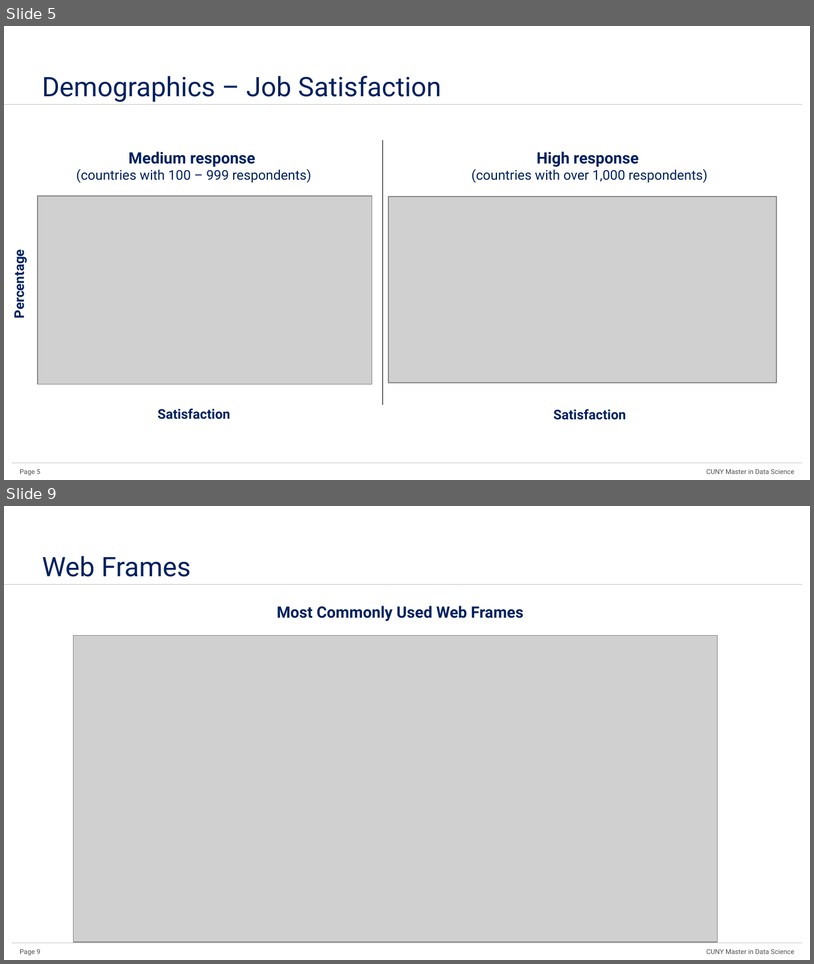
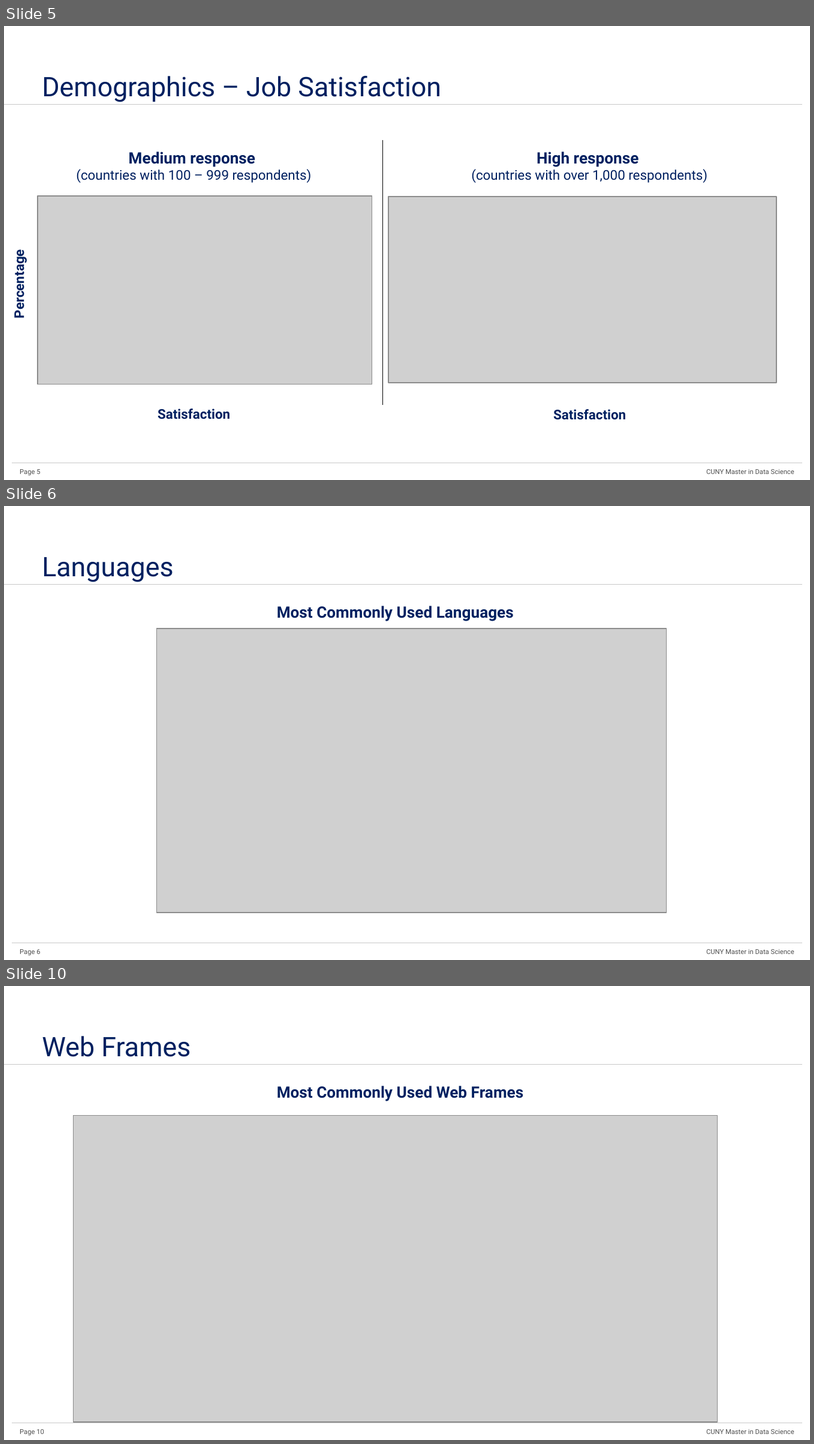
Before and after one commit to hillt5/Project-3-DATA-607, a slide deck: 04Presentation/Data607_Project3_Data_Science_Skills.pptx. Shown one above the other, each under a label of ours: slides 5 and 9 before the commit, slides 5, 6 and 10 after it; the slides between them are not shown. The pictures are 814x964 and 814x1444 pixels, drawn with LibreOffice and Linux fonts; fonts in the diff are those of the drawing; grey boxes stand for pictures. Boxes give left, top, right and bottom in pixels: in the first picture for what was removed or moved away, otherwise in the second. Text is boxed around its words. In the diff, an @@ line names an element or a change of style, - is before the commit and + after.

Commit message:
Add files via upload
Added three slides for language, db, platform

```diff
--- a/04Presentation/Data607_Project3_Data_Science_Skills.pptx
+++ b/04Presentation/Data607_Project3_Data_Science_Skills.pptx
@@ slide 6 added at [4,506,810,960], background #FFFFFF; not listed: 4 template elements that a slide beside it also shows @@
@@ title added at [42,557,173,582], 24 pt, text #002060 @@
+Languages
@@ text added at [277,606,514,621], 14 pt, text #002060, bold @@
+Most Commonly Used Languages
@@ picture added at [156,628,666,912] @@
@@ what was slide 9 is now slide 10 @@
@@ page number at [20,1429,44,1435]: text changed @@
-Page 9
+Page 10
```
Also in this commit, not shown: 3 other slides added, 3 slides removed.
